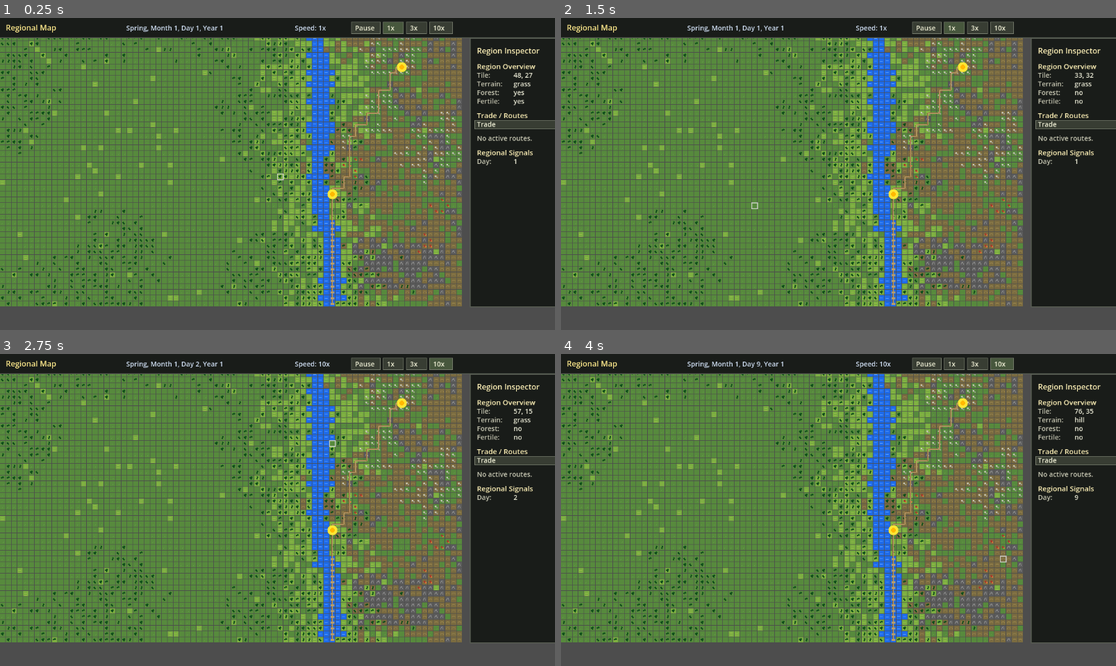
Above: before the commit, frames 1-4 (two rows, left to right).
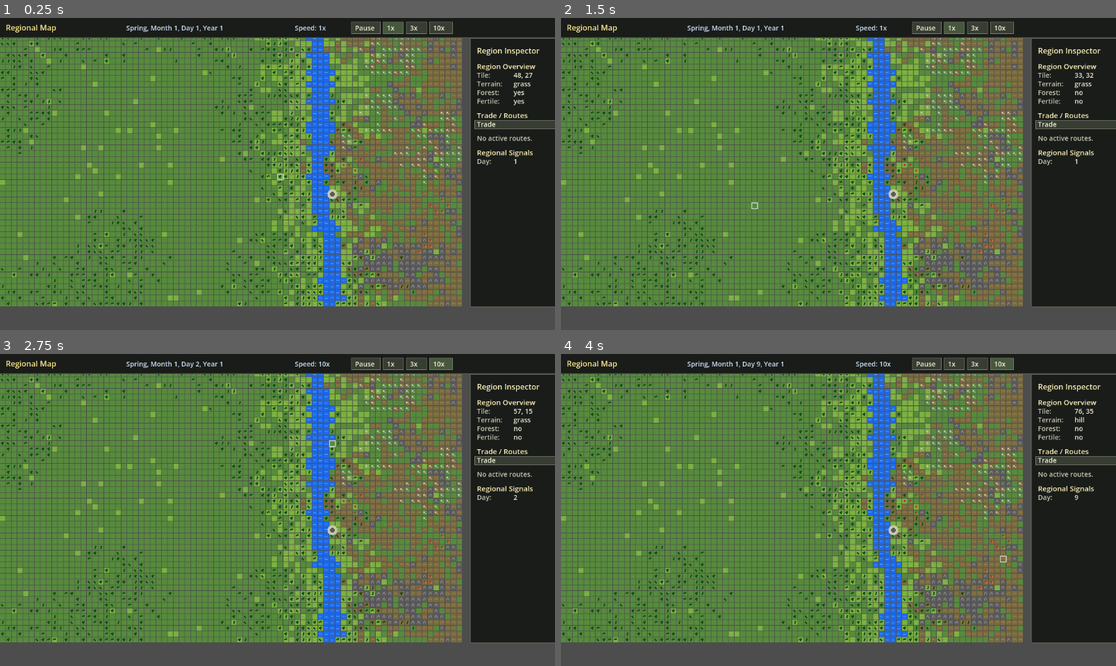
Above: after the commit, the same moments.

Repository: StevenVC-P/new-game-project
Game: Godot game, scene res://scenes/main.tscn
The game is run twice, just before and just after one commit, with the same random seed, the same clock (stepped at 60 frames per second) and the same inputs.
Inputs (mouse positions are in pixels of both pictures, inside the frame that each line leads up to):
- Up to frame 1 (0.25 s): no input
- Up to frame 2 (1.5 s): tap Enter at 0.5 s; move the mouse to (960, 158) at 0.52 s; hold W 0.53-1.25 s; tap 1 at 0.6 s; click (960, 158) at 0.67 s; tap Space at 0.77, 1.25 s; drag from (727, 189) to (810, 236) at 1.27 s
- Up to frame 3 (2.75 s): tap Enter at 2 s; move the mouse to (333, 441) at 2.02 s; hold W from 2.03 s (still down); tap 3 at 2.1 s; click (333, 441) at 2.17 s
- Up to frame 4 (4 s): release W at 2.75 s; tap Space at 2.75, 3.77 s; drag from (810, 572) to (672, 463) at 2.77 s; tap Enter at 3.5 s; move the mouse to (1005, 556) at 3.52 s; tap 4 at 3.6 s; click (1005, 556) at 3.67 s

The runs differ from the first frame. In frame 1, 0.4% of the frame differs, in the area x 58-74%, y 14-92%; in frame 2, 0.4%; in frame 3, 0.4%; in frame 4, 0.4%.

Commit message:
feat: add neutral town role to regional start

Diff:
--- a/scripts/main.gd
+++ b/scripts/main.gd
@@ -302,6 +302,10 @@
 	var city_index: int = get_city_index_at_position(mouse_pos)
 	if city_index == -1:
 		return
+	var city: City = cities[city_index]
+	if not city.is_controllable_city():
+		print(city.name, " is neutral and cannot be controlled yet.")
+		return
 
 	selected_city_index = city_index
 	current_view = VIEW_CITY
@@ -438,7 +442,7 @@
 		queue_redraw()
 		return
 
-	trade_menu.handle_city_selection(city_index)
+	trade_menu.handle_city_selection(city_index, cities)
 
 	queue_redraw()
 
@@ -611,11 +615,13 @@
 	world_calendar.advance_day()
 
 	for city: City in cities:
-		city.tick()
+		if city.should_tick_simulation():
+			city.tick()
 
 	apply_trade_routes()
 	for city: City in cities:
-		city.record_resource_history()
+		if city.should_tick_simulation():
+			city.record_resource_history()
 
 	if current_view == VIEW_CITY:
 		queue_redraw()
@@ -623,12 +629,14 @@
 func on_calendar_month_changed(_calendar: Calendar):
 	for city_index in range(cities.size()):
 		var city: City = cities[city_index]
-		city.advance_household_lifecycle_month(city_index)
+		if city.should_tick_simulation():
+			city.advance_household_lifecycle_month(city_index)
 
 func on_calendar_season_changed(calendar: Calendar):
 	for city_index in range(cities.size()):
 		var city: City = cities[city_index]
-		city.advance_household_birth_rolls_season(calendar, city_index)
+		if city.should_tick_simulation():
+			city.advance_household_birth_rolls_season(calendar, city_index)
 
 	print("Season changed: ", calendar.get_current_season(), " - Year ", calendar.current_year)
 
@@ -644,6 +652,8 @@
 
 		var source_city: City = cities[source_index]
 		var destination_city: City = cities[destination_index]
+		if not source_city.is_controllable_city() or not destination_city.is_controllable_city():
+			continue
 		route.transfer_tick(source_city, destination_city)
 
 func get_preferred_worker_for_building(building_type: String) -> String:
@@ -766,7 +776,7 @@
 		var city: City = cities[city_index]
 		var tile_pos: Vector2 = city.tile
 		var center: Vector2 = tile_to_center(tile_pos)
-		MapElementVisuals.draw_city_marker(self, center, TILE_SIZE, city_index == hovered_city_index, city_index == selected_city_index)
+		MapElementVisuals.draw_city_marker(self, center, TILE_SIZE, city_index == hovered_city_index, city_index == selected_city_index, city.role)
 
 func draw_top_bar():
 	top_bar_action_options.clear()
@@ -1465,6 +1475,7 @@
 		y = draw_region_label_value(font, font_size, "City", city_name, x, y, width, VisualStyle.COLOR_UI_TITLE)
 		var city: City = get_city_at_tile(hovered_tile.x, hovered_tile.y)
 		if city != null:
+			y = draw_region_label_value(font, font_size, "Role", get_city_role_display_name(city), x, y, width, VisualStyle.COLOR_UI_TEXT_NORMAL)
 			y = draw_region_label_value(font, font_size, "Site", city.site_profile.get_tag_text(), x, y, width, VisualStyle.COLOR_UI_TEXT_NORMAL)
 	y = draw_region_label_value(font, font_size, "Forest", yes_no(tile["has_forest"] == true), x, y, width, VisualStyle.COLOR_UI_TEXT_NORMAL)
 	y = draw_region_label_value(font, font_size, "Fertile", yes_no(tile["is_fertile"] == true), x, y, width, VisualStyle.COLOR_UI_TEXT_NORMAL)
@@ -1541,6 +1552,16 @@
 
 	var city: City = cities[city_index]
 	return city.name
+
+func get_city_role_display_name(city: City) -> String:
+	if city == null:
+		return "unknown"
+	if city.is_neutral_city():
+		return "neutral town"
+	if city.is_debug_city():
+		return "debug city"
+
+	return "player town"
 
 func get_trade_route_summary(route: TradeRoute) -> String:
 	var source_label: String = get_trade_city_label(route.source_city_id)
--- a/scripts/ui/trade_menu.gd
+++ b/scripts/ui/trade_menu.gd
@@ -89,8 +89,10 @@
 
 	return false
 
-func handle_city_selection(city_index: int):
+func handle_city_selection(city_index: int, cities: Array[City] = []):
 	if city_index == -1:
+		return
+	if not is_valid_trade_city(cities, city_index):
 		return
 
 	if source_city_index == -1:
@@ -121,6 +123,10 @@
 		return
 	if source_city_index == destination_city_index:
 		return
+	if not is_valid_trade_city(cities, source_city_index):
+		return
+	if not is_valid_trade_city(cities, destination_city_index):
+		return
 
 	pending_route_data = {
 		"source": source_city_index,
@@ -196,7 +202,20 @@
 		return "click city"
 
 	var city: City = cities[city_index]
+	if not is_valid_trade_city(cities, city_index):
+		return city.name + " (neutral)"
 	return city.name
+
+func is_valid_trade_city(cities: Array[City], city_index: int) -> bool:
+	if city_index < 0:
+		return false
+	if cities.is_empty():
+		return true
+	if city_index >= cities.size():
+		return false
+
+	var city: City = cities[city_index]
+	return city.is_controllable_city()
 
 func resource_button_label(resource_name: String) -> String:
 	var label: String = resource_name
--- a/scripts/visuals/map_element_visuals.gd
+++ b/scripts/visuals/map_element_visuals.gd
@@ -24,17 +24,22 @@
 	)
 	canvas.draw_rect(ford_rect, VisualStyle.COLOR_FORD)
 
-static func draw_city_marker(canvas: CanvasItem, center: Vector2, tile_size: int, is_hovered: bool = false, is_selected: bool = false):
+static func draw_city_marker(canvas: CanvasItem, center: Vector2, tile_size: int, is_hovered: bool = false, is_selected: bool = false, city_role: String = "player"):
 	var outer_radius: float = float(tile_size) * 0.85
 	var inner_radius: float = float(tile_size) * 0.40
+	var outer_color: Color = VisualStyle.COLOR_CITY_MARKER_OUTER
+	var inner_color: Color = VisualStyle.COLOR_CITY_MARKER_INNER
+	if city_role == "neutral":
+		outer_color = VisualStyle.COLOR_MUTED
+		inner_color = VisualStyle.COLOR_UI_PANEL_BORDER
 
 	if is_selected:
 		canvas.draw_circle(center, outer_radius + 3.0, VisualStyle.COLOR_SELECTION_OUTLINE)
 	elif is_hovered:
 		canvas.draw_circle(center, outer_radius + 2.0, VisualStyle.COLOR_HOVER_OUTLINE)
 
-	canvas.draw_circle(center, outer_radius, VisualStyle.COLOR_CITY_MARKER_OUTER)
-	canvas.draw_circle(center, inner_radius, VisualStyle.COLOR_CITY_MARKER_INNER)
+	canvas.draw_circle(center, outer_radius, outer_color)
+	canvas.draw_circle(center, inner_radius, inner_color)
 
 static func draw_tile_hover_outline(canvas: CanvasItem, tile_rect: Rect2):
 	canvas.draw_rect(tile_rect, VisualStyle.COLOR_HOVER_OUTLINE, false, VisualStyle.PANEL_BORDER_WIDTH)
--- a/scripts/world/region_map_generator.gd
+++ b/scripts/world/region_map_generator.gd
@@ -73,15 +73,10 @@
 func place_cities() -> Array[City]:
 	var generated_cities: Array[City] = []
 
-	var city_a_pos: Vector2 = find_city_position("fertile")
-	if city_a_pos.x >= 0:
-		generated_cities.append(City.new("City A", city_a_pos))
-		print("City A tile position: ", city_a_pos)
-
-	var city_b_pos: Vector2 = find_city_position("resources", city_a_pos)
-	if city_b_pos.x >= 0:
-		generated_cities.append(City.new("City B", city_b_pos))
-		print("City B tile position: ", city_b_pos)
+	var neutral_town_pos: Vector2 = find_city_position("fertile")
+	if neutral_town_pos.x >= 0:
+		generated_cities.append(City.new("Neutral Town", neutral_town_pos, City.ROLE_NEUTRAL))
+		print("Neutral Town tile position: ", neutral_town_pos)
 
 	return generated_cities
 
--- a/tests/city_role_model_validation.gd
+++ b/tests/city_role_model_validation.gd
@@ -14,6 +14,7 @@
 	test_debug_city_helpers()
 	test_invalid_role_falls_back_to_player()
 	test_set_role_normalizes_values()
+	test_neutral_city_tick_guard_keeps_resources_stable()
 
 	if failure_count > 0:
 		push_error("City role model validation failed: " + str(failure_count) + " failure(s)")
@@ -75,6 +76,15 @@
 	_check(city.role == CityScript.ROLE_PLAYER, "set_role should normalize unknown values to player")
 	_check(city.is_player_city(), "set_role unknown fallback should be player")
 
+func test_neutral_city_tick_guard_keeps_resources_stable() -> void:
+	var city = CityScript.new("Neutral Town", Vector2.ZERO, CityScript.ROLE_NEUTRAL)
+	var starting_food: int = int(city.resources["food"])
+
+	if city.should_tick_simulation():
+		city.tick()
+
+	_check(int(city.resources["food"]) == starting_food, "neutral city should not tick through role-gated simulation paths")
+
 func _check(condition: bool, message: String) -> void:
 	if condition:
 		return
--- /dev/null
+++ b/tests/regional_neutral_town_validation.gd
@@ -0,0 +1,64 @@
+extends SceneTree
+
+const RegionMapGeneratorScript = preload("res://scripts/world/region_map_generator.gd")
+const CityScript = preload("res://scripts/domain/city.gd")
+const TradeMenuScript = preload("res://scripts/ui/trade_menu.gd")
+
+var failure_count: int = 0
+
+func _init() -> void:
+	call_deferred("run_all")
+
+func run_all() -> void:
+	test_region_generation_creates_one_neutral_town()
+	test_neutral_town_is_not_controllable_or_ticking()
+	test_trade_menu_does_not_select_neutral_town()
+
+	if failure_count > 0:
+		push_error("Regional neutral town validation failed: " + str(failure_count) + " failure(s)")
+		quit(1)
+		return
+
+	print("Regional neutral town validation passed.")
+	quit()
+
+func test_region_generation_creates_one_neutral_town() -> void:
+	var result: Dictionary = _generate_region()
+	var cities: Array[City] = result["cities"] as Array[City]
+
+	_check(cities.size() == 1, "normal regional start should create one neutral town")
+	_check(cities[0].name == "Neutral Town", "generated regional town should use neutral-town label")
+	_check(cities[0].role == CityScript.ROLE_NEUTRAL, "generated regional town should have neutral role")
+
+func test_neutral_town_is_not_controllable_or_ticking() -> void:
+	var result: Dictionary = _generate_region()
+	var cities: Array[City] = result["cities"] as Array[City]
+	var neutral_town: City = cities[0]
+
+	_check(neutral_town.is_neutral_city(), "generated town should report neutral")
+	_check(not neutral_town.is_controllable_city(), "neutral town should not be controllable")
+	_check(not neutral_town.should_tick_simulation(), "neutral town should not run full simulation ticks")
+
+func test_trade_menu_does_not_select_neutral_town() -> void:
+	var result: Dictionary = _generate_region()
+	var cities: Array[City] = result["cities"] as Array[City]
+	var trade_menu = TradeMenuScript.new()
+
+	trade_menu.open(cities)
+	trade_menu.handle_city_selection(0, cities)
+
+	_check(trade_menu.source_city_index == -1, "trade menu should not select neutral town as source")
+	_check(not trade_menu.has_pending_route(), "trade menu should not create pending neutral-town route")
+
+func _generate_region() -> Dictionary:
+	var rng: RandomNumberGenerator = RandomNumberGenerator.new()
+	rng.seed = 12345
+	var generator = RegionMapGeneratorScript.new(rng, 80, 50, 24, 5, 7)
+	return generator.generate_region()
+
+func _check(condition: bool, message: String) -> void:
+	if condition:
+		return
+
+	failure_count += 1
+	push_error(message)
Not shown, added: tests/regional_neutral_town_validation.gd.uid
